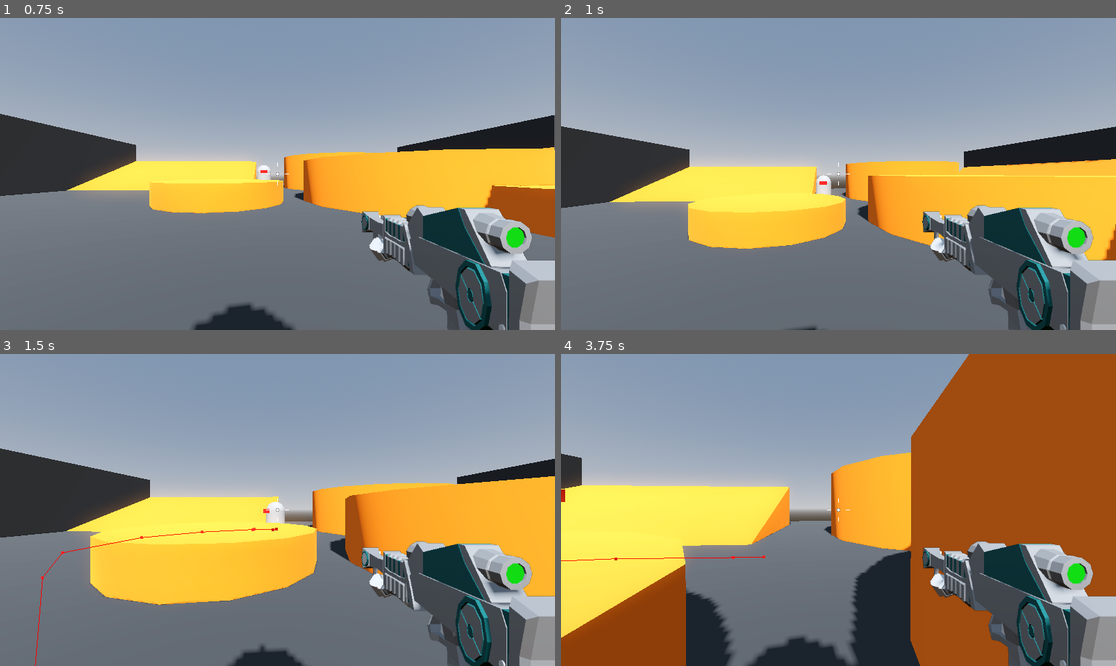
Above: before the commit, frames 1-4 (two rows, left to right).
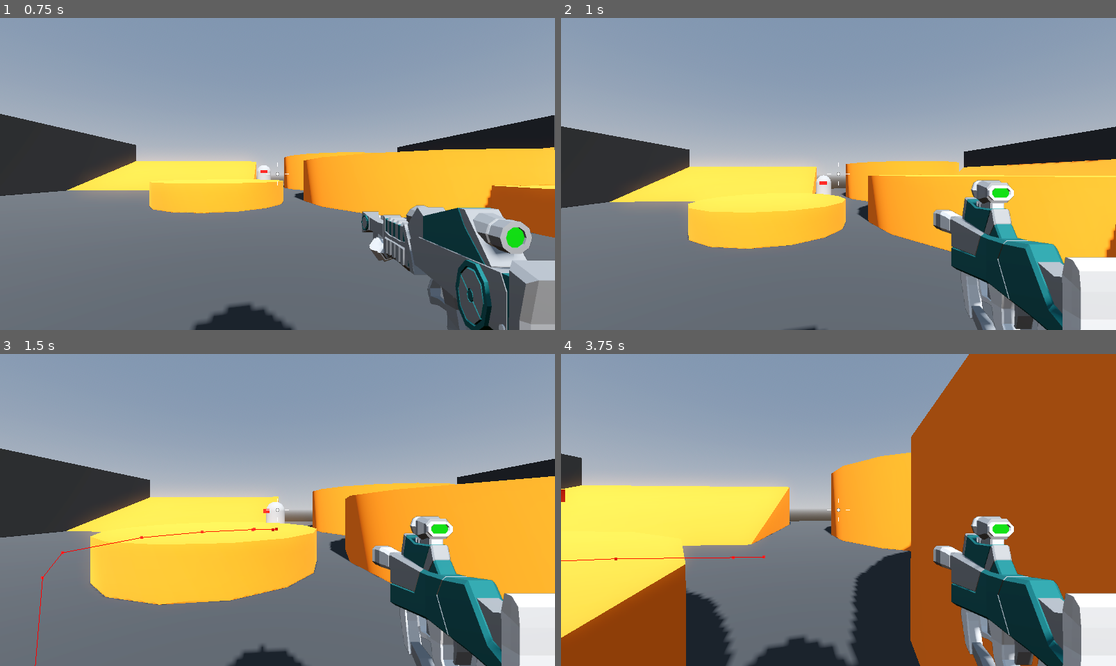
Above: after the commit, the same moments.

Repository: niamh-d/godot-3d-fps
Game: Godot game, scene res://Levels/sandbox.tscn
The game is run twice, just before and just after one commit, with the same random seed, the same clock (stepped at 60 frames per second) and the same inputs.
Inputs (mouse positions are in pixels of both pictures, inside the frame that each line leads up to):
- Up to frame 1 (0.75 s): tap Enter at 0.5 s; move the mouse to (305, 174) at 0.52 s; hold W (move_forward) from 0.53 s (still down); hold 1 (weapon_1, bound only after the commit) from 0.53 s (still down)
- Up to frame 2 (1 s): keep holding W (move_forward); keep holding 1 (weapon_1, bound only after the commit); tap Space (jump) at 0.77 s; tap 2 (weapon_2, bound only after the commit) at 0.8 s
- Up to frame 3 (1.5 s): keep holding W (move_forward); move the mouse to (249, 510) at 1.27 s; release 1 (weapon_1, bound only after the commit) at 1.28 s; tap 2 (weapon_2, bound only after the commit) at 1.35 s
- Up to frame 4 (3.75 s): keep holding W (move_forward); tap Space (jump) at 1.52, 3.02 s; tap 1 (weapon_1, bound only after the commit) at 1.55, 2.85 s; move the mouse to (849, 503) at 2.02 s; press the mouse at (849, 503) at 2.03 s; tap 2 (weapon_2, bound only after the commit) at 2.3 s; move the mouse to (832, 516) at 2.77 s; release the mouse at (832, 516) at 2.78 s; move the mouse to (877, 513) at 3.52 s; hold 2 (weapon_2, bound only after the commit) from 3.53 s (still down)

Frame 1 is identical in both runs. In frame 2, 9.9% of the frame differs, in the area x 65-100%, y 51-100%; in frame 3, 9.9%; in frame 4, 10%.

Commit message:
weapons handler

Diff:
--- a/Player/player.tscn
+++ b/Player/player.tscn
@@ -1,9 +1,11 @@
-[gd_scene load_steps=12 format=3 uid="uid://hpri5gdawsdq"]
+[gd_scene load_steps=14 format=3 uid="uid://hpri5gdawsdq"]
 
 [ext_resource type="Script" path="res://Player/player.gd" id="1_4hj1r"]
 [ext_resource type="Script" path="res://Player/smooth_camera.gd" id="2_7qui5"]
 [ext_resource type="Script" path="res://Player/crosshair.gd" id="3_0vrit"]
 [ext_resource type="PackedScene" uid="uid://dayx461ox5vdw" path="res://Weapons/rifle.tscn" id="3_mhuug"]
+[ext_resource type="PackedScene" uid="uid://dwthq71j2txhk" path="res://Weapons/smg.tscn" id="3_wsx7g"]
+[ext_resource type="Script" path="res://Player/weapon_handler.gd" id="3_xuld3"]
 [ext_resource type="Texture2D" uid="uid://b52vvkqwrobvd" path="res://Assets/damage.png" id="5_j4ung"]
 [ext_resource type="PackedScene" uid="uid://cj1fm0rqgimlo" path="res://Player/game_over_menu.tscn" id="6_x2ehi"]
 
@@ -94,8 +96,6 @@
 [node name="RemoteTransform3D" type="RemoteTransform3D" parent="CameraPivot/SmoothCamera"]
 remote_path = NodePath("../../../SubViewportContainer/SubViewport/WeaponCamera")
 
-[node name="Rifle" parent="CameraPivot/SmoothCamera" instance=ExtResource("3_mhuug")]
-
 [node name="SubViewportContainer" type="SubViewportContainer" parent="."]
 anchors_preset = 15
 anchor_right = 1.0
@@ -114,6 +114,15 @@
 transform = Transform3D(1, 0, 0, 0, 1, 0, 0, 0, 1, 0, 0.3, 0)
 cull_mask = 2
 fov = 40.0
+
+[node name="WeaponHandler" type="Node3D" parent="SubViewportContainer/SubViewport/WeaponCamera" node_paths=PackedStringArray("weapon_1", "weapon_2")]
+script = ExtResource("3_xuld3")
+weapon_1 = NodePath("Rifle")
+weapon_2 = NodePath("SMG")
+
+[node name="Rifle" parent="SubViewportContainer/SubViewport/WeaponCamera/WeaponHandler" instance=ExtResource("3_mhuug")]
+
+[node name="SMG" parent="SubViewportContainer/SubViewport/WeaponCamera/WeaponHandler" instance=ExtResource("3_wsx7g")]
 
 [node name="CenterContainer" type="CenterContainer" parent="."]
 anchors_preset = 15
--- /dev/null
+++ b/Player/weapon_handler.gd
@@ -0,0 +1,22 @@
+extends Node3D
+
+@export var weapon_1: HitScanWeapon
+@export var weapon_2: HitScanWeapon
+
+func _ready() -> void:
+	equip(weapon_1)
+
+func _unhandled_input(event: InputEvent) -> void:
+	if event.is_action_pressed("weapon_1"):
+		equip(weapon_1)
+	elif event.is_action_pressed("weapon_2"):
+		equip(weapon_2)
+
+func equip(active_weapon: HitScanWeapon) -> void:
+	for child in get_children():
+		if child == active_weapon:
+			child.visible = true
+			child.set_process(true)
+		else:
+			child.visible = false
+			child.set_process(false)
--- a/Weapons/hitscan_weapon.gd
+++ b/Weapons/hitscan_weapon.gd
@@ -1,3 +1,4 @@
+class_name HitScanWeapon
 extends Node3D
 
 @export var fire_rate := 14.0
--- a/project.godot
+++ b/project.godot
@@ -60,3 +60,13 @@
 "events": [Object(InputEventMouseButton,"resource_local_to_scene":false,"resource_name":"","device":-1,"window_id":0,"a …(259 unchanged characters)…
 ]
 }
+weapon_1={
+"deadzone": 0.5,
+"events": [Object(InputEventKey,"resource_local_to_scene":false,"resource_name":"","device":-1,"window_id":0,"alt_pressed":false,"shift_pressed":false,"ctrl_pressed":false,"meta_pressed":false,"pressed":false,"keycode":0,"physical_keycode":49,"key_label":0,"unicode":49,"location":0,"echo":false,"script":null)
+]
+}
+weapon_2={
+"deadzone": 0.5,
+"events": [Object(InputEventKey,"resource_local_to_scene":false,"resource_name":"","device":-1,"window_id":0,"alt_pressed":false,"shift_pressed":false,"ctrl_pressed":false,"meta_pressed":false,"pressed":false,"keycode":0,"physical_keycode":50,"key_label":0,"unicode":50,"location":0,"echo":false,"script":null)
+]
+}
